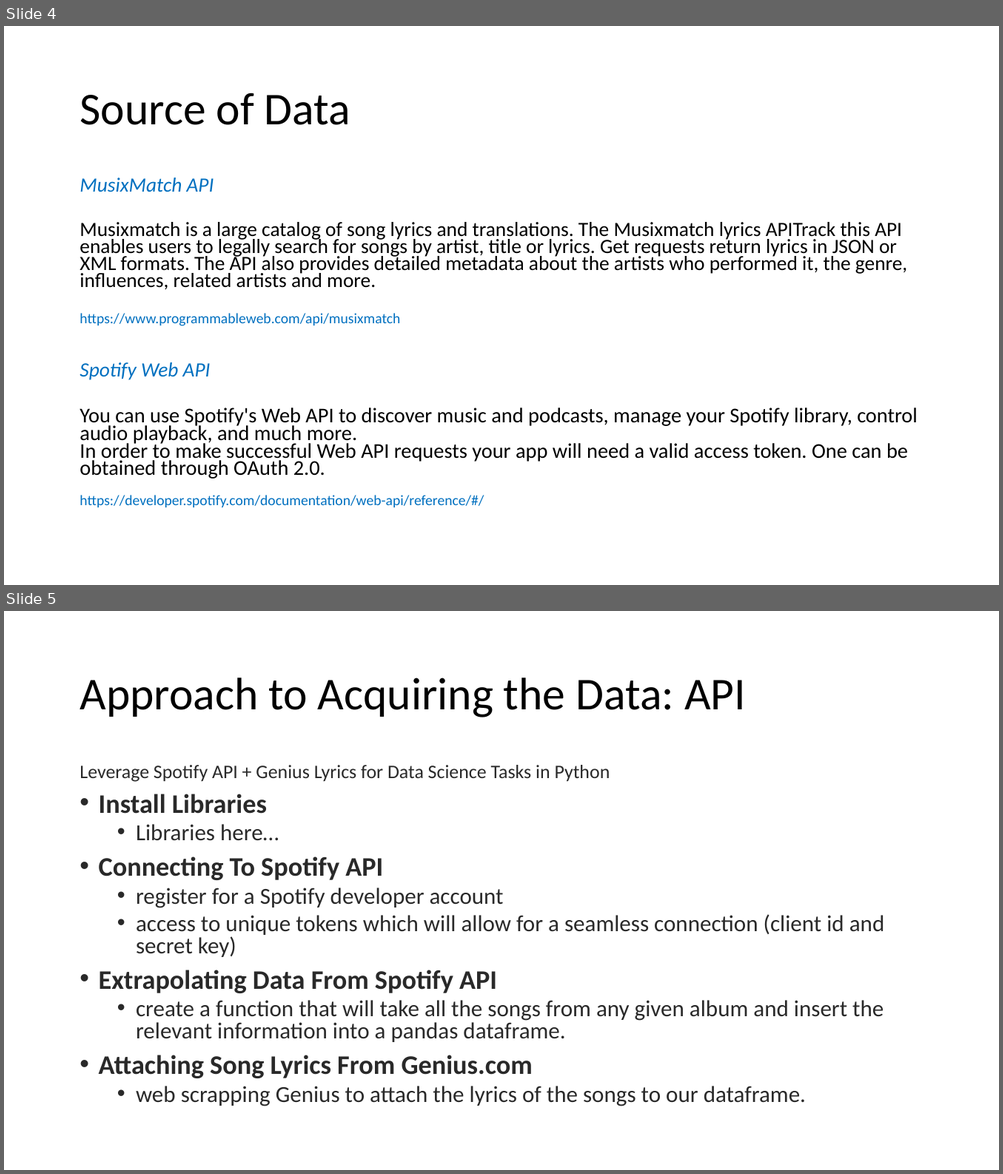
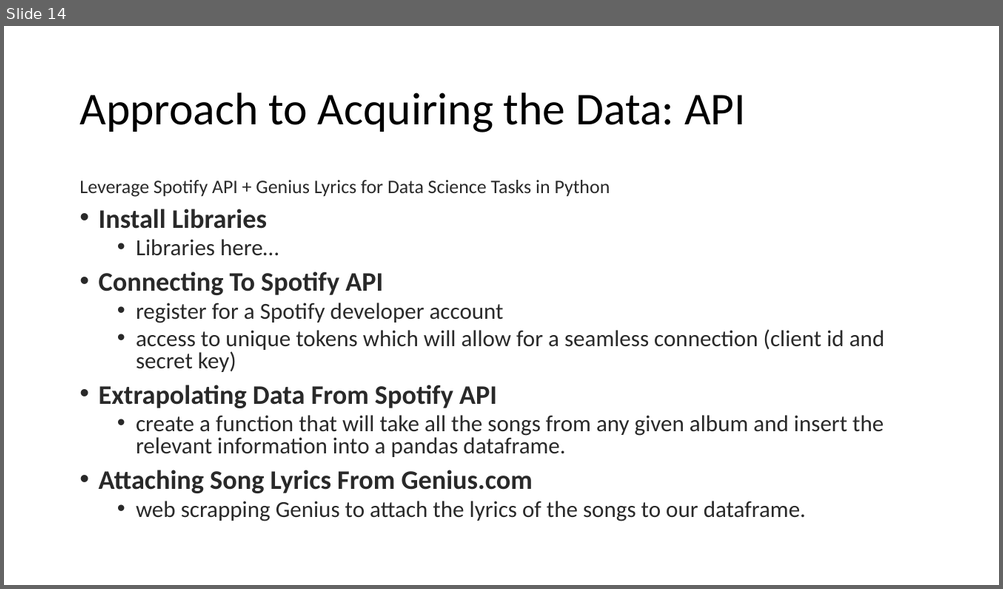
Before and after one commit to TrevorPawlewicz/DSCI-511-Course-Project, a slide deck: Presentation PowerPoint/Project-Presentation-Template.pptx. Shown one above the other, each under a label of ours: slides 4 and 5 before the commit, slide 14 after it. The pictures are 1003x1174 and 1003x589 pixels, drawn with LibreOffice and Linux fonts; fonts in the diff are those of the drawing. Boxes give left, top, right and bottom in pixels: in the first picture for what was removed or moved away, otherwise in the second. Text is boxed around its words. In the diff, an @@ line names an element or a change of style, - is before the commit and + after.

```diff
--- a/Presentation PowerPoint/Project-Presentation-Template.pptx
+++ b/Presentation PowerPoint/Project-Presentation-Template.pptx
@@ slide 4 removed at (x1=4, y1=26, x2=999, y2=585), background #FFFFFF @@
@@ title removed at (x1=79, y1=93, x2=350, y2=125) @@
-Source of Data
@@ text removed at (x1=79, y1=178, x2=917, y2=508) @@
-MusixMatch API
-Musixmatch is a large catalog of song lyrics and translations. The Musixmatch lyrics APITrack this API enables users to legally search for songs by artist, title or lyrics. Get requests return lyrics in JSON or XML formats. The API also provides detailed metadata about the artists who performed it, the genre, influences, related artists and more.
-https://www.programmableweb.com/api/musixmatch
-Spotify Web API
-You can use Spotify's Web API to discover music and podcasts, manage your Spotify library, control audio playback, and much more.
-In order to make successful Web API requests your app will need a valid access token. One can be obtained through OAuth 2.0.
-https://developer.spotify.com/documentation/web-api/reference/#/
@@ what was slide 5 is now slide 14 @@
```
Also in this commit, not shown: 7 slides changed, 6 slides added, 1 other slide removed.
